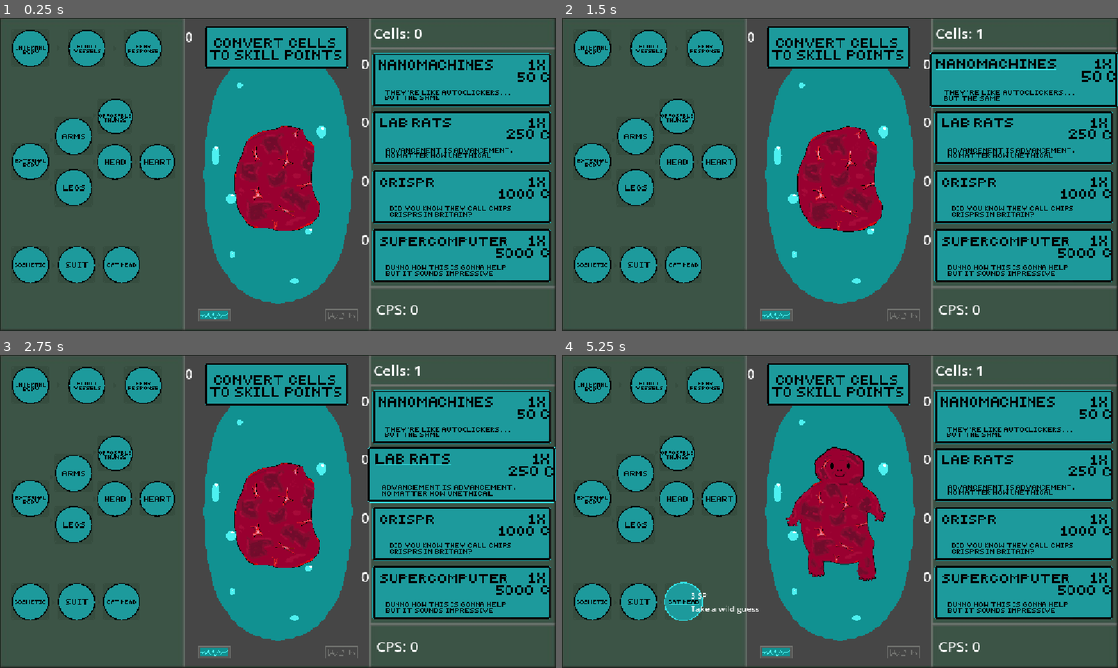
Above: before the commit, frames 1-4 (two rows, left to right).
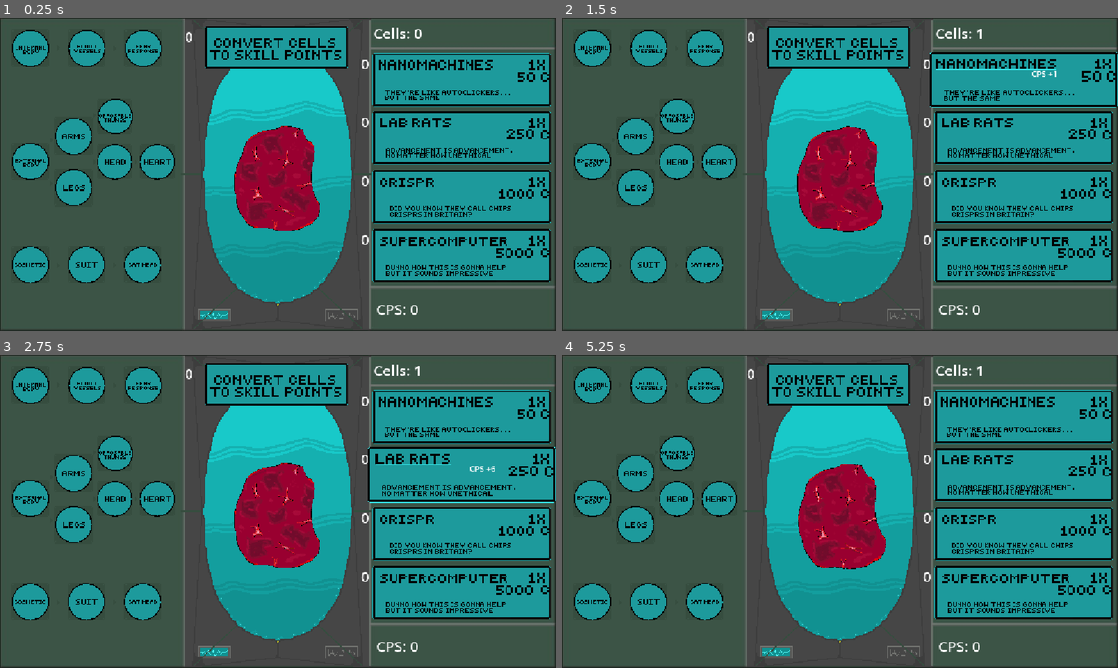
Above: after the commit, the same moments.

Repository: reesespieces342/homonculus-game
Game: Godot game, scene res://main/main.tscn
Two runs of this game, one before a commit and one after it. Both use one fixed random seed, a clock stepped at 60 frames per second and the inputs below.
Inputs (mouse positions are in pixels of both pictures, inside the frame that each line leads up to):
- Up to frame 1 (0.25 s): no input
- Up to frame 2 (1.5 s): tap Enter at 0.5 s; move the mouse to (840, 177) at 0.52 s; click (840, 177) at 0.67 s; tap Space at 1.25 s; move the mouse to (1023, 80) at 1.27 s; click (1023, 80) at 1.42 s
- Up to frame 3 (2.75 s): tap Enter at 2 s; move the mouse to (461, 473) at 2.02 s; click (461, 473) at 2.17 s
- Up to frame 4 (5.25 s): move the mouse to (1023, 533) at 2.77 s; click (1023, 533) at 2.92 s; move the mouse to (1023, 592) at 3.52 s; click (1023, 592) at 3.67 s; move the mouse to (840, 383) at 4.27 s; click (840, 383) at 4.42 s; tap Space at 5 s; move the mouse to (684, 602) at 5.02 s; click (684, 602) at 5.17 s

The runs differ from the first frame. In frame 1, 8.4% of the frame differs, in the area x 10-67%, y 0-97%; in frame 2, 8.5%; in frame 3, 8.5%; in frame 4, 10%.

Commit message:
QoL, aesthetic fixes

Diff:
--- a/homunculus-game/background/background.tscn
+++ b/homunculus-game/background/background.tscn
@@ -1,6 +1,6 @@
 [gd_scene format=3 uid="uid://cywoh0fa70cg4"]
 
-[ext_resource type="Texture2D" uid="uid://edy34fro50bw" path="res://assets/background/bg.png" id="1_p8qmt"]
+[ext_resource type="Texture2D" uid="uid://cl21kv2e7pwfq" path="res://assets/background/game_bgv2.png" id="1_p8qmt"]
 
 [node name="Background" type="Sprite2D" unique_id=1225892145]
 texture = ExtResource("1_p8qmt")
--- a/homunculus-game/globals/globals.gd
+++ /dev/null
@@ -1,3 +0,0 @@
-extends Node2D
-
-var cell_count : int = 0
--- a/homunculus-game/globals/globals.tscn
+++ /dev/null
@@ -1,6 +0,0 @@
-[gd_scene format=3 uid="uid://c3e7neaak2sai"]
-
-[ext_resource type="Script" uid="uid://ba8vtp0r8d6qx" path="res://globals/globals.gd" id="1_jmrm8"]
-
-[node name="Globals" type="Node2D" unique_id=1042752575]
-script = ExtResource("1_jmrm8")
--- a/homunculus-game/main/click.tscn
+++ b/homunculus-game/main/click.tscn
@@ -1,6 +1,6 @@
 [gd_scene format=3 uid="uid://b4sag4svfb86v"]
 
-[ext_resource type="AudioStream" uid="uid://ct6dqshuxikb7" path="res://assets/sfx/click.mp3" id="1_mac0f"]
+[ext_resource type="AudioStream" uid="uid://cgalhc77dnwui" path="res://assets/sfx/mouseclickV2.mp3" id="1_mac0f"]
 
 [node name="Click" type="AudioStreamPlayer" unique_id=284815885]
 stream = ExtResource("1_mac0f")
--- a/homunculus-game/main/main.tscn
+++ b/homunculus-game/main/main.tscn
@@ -48,6 +48,7 @@
 
 [node name="Click" parent="." unique_id=284815885 instance=ExtResource("6_o8j3b")]
 volume_db = -7.5
+pitch_scale = 2.0
 
 [node name="Counters" type="Node" parent="." unique_id=398599919]
 
@@ -124,11 +125,11 @@
 [node name="SkillTiles" type="Node" parent="." unique_id=1472574042]
 
 [node name="Skill3-2" parent="SkillTiles" unique_id=170577075 instance=ExtResource("15_5xyti")]
-position = Vector2(252, 511)
+position = Vector2(296, 511)
 scale = Vector2(1, 1)
 
 [node name="Skill3-1" parent="SkillTiles" unique_id=2106996158 instance=ExtResource("14_73k8k")]
-position = Vector2(159, 511)
+position = Vector2(179, 511)
 scale = Vector2(1, 1)
 
 [node name="Skill3" parent="SkillTiles" unique_id=512464702 instance=ExtResource("13_na0o7")]
--- a/homunculus-game/main/music.tscn
+++ b/homunculus-game/main/music.tscn
@@ -5,3 +5,4 @@
 [node name="Music" type="AudioStreamPlayer" unique_id=697253928]
 stream = ExtResource("1_j0im1")
 autoplay = true
+parameters/looping = true
--- a/homunculus-game/project.godot
+++ b/homunculus-game/project.godot
@@ -33,7 +33,6 @@
 "res://assets/skills/": "blue",
 "res://assets/upgrades/": "purple",
 "res://background/": "green",
-"res://globals/": "red",
 "res://main/": "orange",
 "res://skill tiles/": "purple",
 "res://upgrade tiles/": "teal"
--- a/homunculus-game/skill tiles/skill1/skill1.tscn
+++ b/homunculus-game/skill tiles/skill1/skill1.tscn
@@ -21,7 +21,6 @@
 [node name="Label" type="Label" parent="." unique_id=927119069]
 offset_right = 40.0
 offset_bottom = 23.0
-text = "Hovering"
 
 [connection signal="input_event" from="." to="." method="_on_input_event"]
 [connection signal="mouse_entered" from="." to="." method="_on_mouse_entered"]
--- a/homunculus-game/skill tiles/skill1/skill_1.gd
+++ b/homunculus-game/skill tiles/skill1/skill_1.gd
@@ -13,7 +13,7 @@
 
 
 func _process(delta: float) -> void:
-	label.text = "%s SP\nClicks" % [sp_req]
+	label.text = "%s SP\nUnlock Branch" % [sp_req]
 	if label.visible:
 		var pos = get_global_mouse_position()
 		label.global_position = Vector2(pos.x + 15, pos.y - 25)
--- a/homunculus-game/skill tiles/skill2/skill_2.gd
+++ b/homunculus-game/skill tiles/skill2/skill_2.gd
@@ -13,7 +13,7 @@
 
 
 func _process(delta: float) -> void:
-	label.text = "%s SP\nUpgrades" % [sp_req]
+	label.text = "%s SP\nUnlock Branch" % [sp_req]
 	if label.visible:
 		var pos = get_global_mouse_position()
 		label.global_position = Vector2(pos.x + 15, pos.y - 25)
--- a/homunculus-game/skill tiles/skill3/skill_3.gd
+++ b/homunculus-game/skill tiles/skill3/skill_3.gd
@@ -13,7 +13,7 @@
 
 
 func _process(delta: float) -> void:
-	label.text = "%s SP\nCosmetics" % [sp_req]
+	label.text = "%s SP\nUnlock Branch\nReq. Fear Response & Heart" % [sp_req]
 	if label.visible:
 		var pos = get_global_mouse_position()
 		label.global_position = Vector2(pos.x + 15, pos.y - 25)
--- a/homunculus-game/upgrade tiles/upgrade1.tscn
+++ b/homunculus-game/upgrade tiles/upgrade1.tscn
@@ -15,6 +15,10 @@
 [node name="CollisionShape2D" type="CollisionShape2D" parent="." unique_id=522114944]
 shape = SubResource("RectangleShape2D_2838g")
 
+[node name="Label" type="Label" parent="." unique_id=1706850224]
+offset_right = 40.0
+offset_bottom = 23.0
+
 [connection signal="input_event" from="." to="." method="_on_input_event"]
 [connection signal="mouse_entered" from="." to="." method="_on_mouse_entered"]
 [connection signal="mouse_exited" from="." to="." method="_on_mouse_exited"]
--- a/homunculus-game/upgrade tiles/upgrade2.tscn
+++ b/homunculus-game/upgrade tiles/upgrade2.tscn
@@ -15,6 +15,10 @@
 [node name="CollisionShape2D" type="CollisionShape2D" parent="." unique_id=522114944]
 shape = SubResource("RectangleShape2D_2838g")
 
+[node name="Label" type="Label" parent="." unique_id=1295040634]
+offset_right = 40.0
+offset_bottom = 23.0
+
 [connection signal="input_event" from="." to="." method="_on_input_event"]
 [connection signal="mouse_entered" from="." to="." method="_on_mouse_entered"]
 [connection signal="mouse_exited" from="." to="." method="_on_mouse_exited"]
--- a/homunculus-game/upgrade tiles/upgrade3.tscn
+++ b/homunculus-game/upgrade tiles/upgrade3.tscn
@@ -15,6 +15,10 @@
 [node name="CollisionShape2D" type="CollisionShape2D" parent="." unique_id=522114944]
 shape = SubResource("RectangleShape2D_2838g")
 
+[node name="Label" type="Label" parent="." unique_id=638345116]
+offset_right = 40.0
+offset_bottom = 23.0
+
 [connection signal="input_event" from="." to="." method="_on_input_event"]
 [connection signal="mouse_entered" from="." to="." method="_on_mouse_entered"]
 [connection signal="mouse_exited" from="." to="." method="_on_mouse_exited"]
--- a/homunculus-game/upgrade tiles/upgrade4.tscn
+++ b/homunculus-game/upgrade tiles/upgrade4.tscn
@@ -15,6 +15,10 @@
 [node name="CollisionShape2D" type="CollisionShape2D" parent="." unique_id=522114944]
 shape = SubResource("RectangleShape2D_2838g")
 
+[node name="Label" type="Label" parent="." unique_id=1170880025]
+offset_right = 40.0
+offset_bottom = 23.0
+
 [connection signal="input_event" from="." to="." method="_on_input_event"]
 [connection signal="mouse_entered" from="." to="." method="_on_mouse_entered"]
 [connection signal="mouse_exited" from="." to="." method="_on_mouse_exited"]
--- a/homunculus-game/upgrade tiles/upgrade_1.gd
+++ b/homunculus-game/upgrade tiles/upgrade_1.gd
@@ -5,17 +5,29 @@
 const SELECTED = preload("uid://b8y3vx3xa11vb")
 
 @onready var sprite = $Sprite2D
+@onready var label: Label = $Label
+
+func _ready() -> void:
+	label.hide()
+
+func _process(delta: float) -> void:
+	label.text = "CPS +%s" % [Globals.cpnano]
+	if label.visible:
+		var pos = get_global_mouse_position()
+		label.global_position = Vector2(pos.x + 15, pos.y - 25)
 
 func _on_mouse_entered() -> void:
 	sprite.texture = SELECTED
 	var tween = create_tween()
 	tween.tween_property(self, "scale", Vector2(1.05, 1.05), .05)
+	label.show()
 
 
 func _on_mouse_exited() -> void:
 	sprite.texture = UNSELECTED
 	var tween = create_tween()
 	tween.tween_property(self, "scale", Vector2(1, 1), .05)
+	label.hide()
 
 
 func _on_input_event(viewport: Node, event: InputEvent, shape_idx: int) -> void:
--- a/homunculus-game/upgrade tiles/upgrade_2.gd
+++ b/homunculus-game/upgrade tiles/upgrade_2.gd
@@ -5,17 +5,31 @@
 const SELECTED = preload("uid://6nrev7gcml4y")
 
 @onready var sprite = $Sprite2D
+@onready var label: Label = $Label
+
+func _ready() -> void:
+	label.hide()
+
+
+func _process(delta: float) -> void:
+	label.text = "CPS +%s" % [Globals.cprat]
+	if label.visible:
+		var pos = get_global_mouse_position()
+		label.global_position = Vector2(pos.x + 15, pos.y - 25)
+
 
 func _on_mouse_entered() -> void:
 	sprite.texture = SELECTED
 	var tween = create_tween()
 	tween.tween_property(self, "scale", Vector2(1.05, 1.05), .05)
+	label.show()
 
 
 func _on_mouse_exited() -> void:
 	sprite.texture = UNSELECTED
 	var tween = create_tween()
 	tween.tween_property(self, "scale", Vector2(1, 1), .05)
+	label.hide()
 
 
 func _on_input_event(viewport: Node, event: InputEvent, shape_idx: int) -> void:
--- a/homunculus-game/upgrade tiles/upgrade_3.gd
+++ b/homunculus-game/upgrade tiles/upgrade_3.gd
@@ -5,17 +5,31 @@
 const SELECTED = preload("uid://docla4kcvyvc8")
 
 @onready var sprite = $Sprite2D
+@onready var label: Label = $Label
+
+func _ready() -> void:
+	label.hide()
+
+
+func _process(delta: float) -> void:
+	label.text = "CPS +%s" % [Globals.cpcrispr]
+	if label.visible:
+		var pos = get_global_mouse_position()
+		label.global_position = Vector2(pos.x + 15, pos.y - 25)
+
 
 func _on_mouse_entered() -> void:
 	sprite.texture = SELECTED
 	var tween = create_tween()
 	tween.tween_property(self, "scale", Vector2(1.05, 1.05), .05)
+	label.show()
 
 
 func _on_mouse_exited() -> void:
 	sprite.texture = UNSELECTED
 	var tween = create_tween()
 	tween.tween_property(self, "scale", Vector2(1, 1), .05)
+	label.hide()
 
 
 func _on_input_event(viewport: Node, event: InputEvent, shape_idx: int) -> void:
--- a/homunculus-game/upgrade tiles/upgrade_4.gd
+++ b/homunculus-game/upgrade tiles/upgrade_4.gd
@@ -5,17 +5,31 @@
 const SELECTED = preload("uid://cld477dmkctvk")
 
 @onready var sprite = $Sprite2D
+@onready var label: Label = $Label
+
+func _ready() -> void:
+	label.hide()
+
+
+func _process(delta: float) -> void:
+	label.text = "CPS +%s" % [Globals.cpcomputer]
+	if label.visible:
+		var pos = get_global_mouse_position()
+		label.global_position = Vector2(pos.x + 15, pos.y - 25)
+
 
 func _on_mouse_entered() -> void:
 	sprite.texture = SELECTED
 	var tween = create_tween()
 	tween.tween_property(self, "scale", Vector2(1.05, 1.05), .05)
+	label.show()
 
 
 func _on_mouse_exited() -> void:
 	sprite.texture = UNSELECTED
 	var tween = create_tween()
 	tween.tween_property(self, "scale", Vector2(1, 1), .05)
+	label.hide()
 
 
 func _on_input_event(viewport: Node, event: InputEvent, shape_idx: int) -> void:
Binary file added: homunculus-game/assets/background/game_bgv2.png
Not shown, added: homunculus-game/assets/background/game_bgv2.png.import
Not shown, added: homunculus-game/assets/sfx/mouseclickV2.mp3.import
Not shown, removed: homunculus-game/globals/globals.gd.uid
Not shown, added: homunculus-game/assets/sfx/mouseclickV2.mp3
